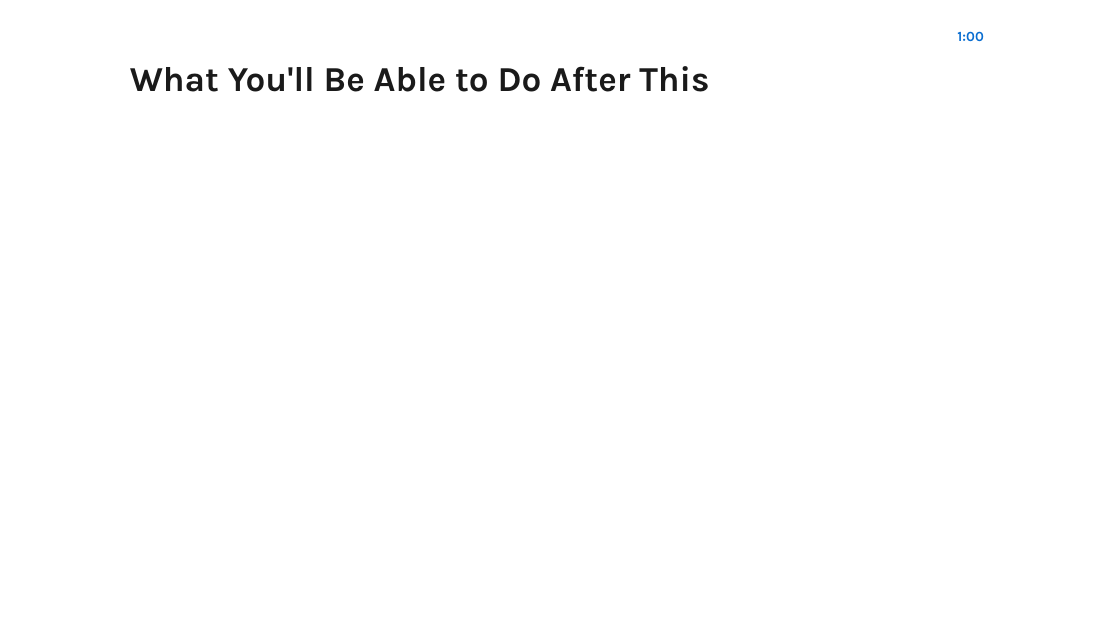
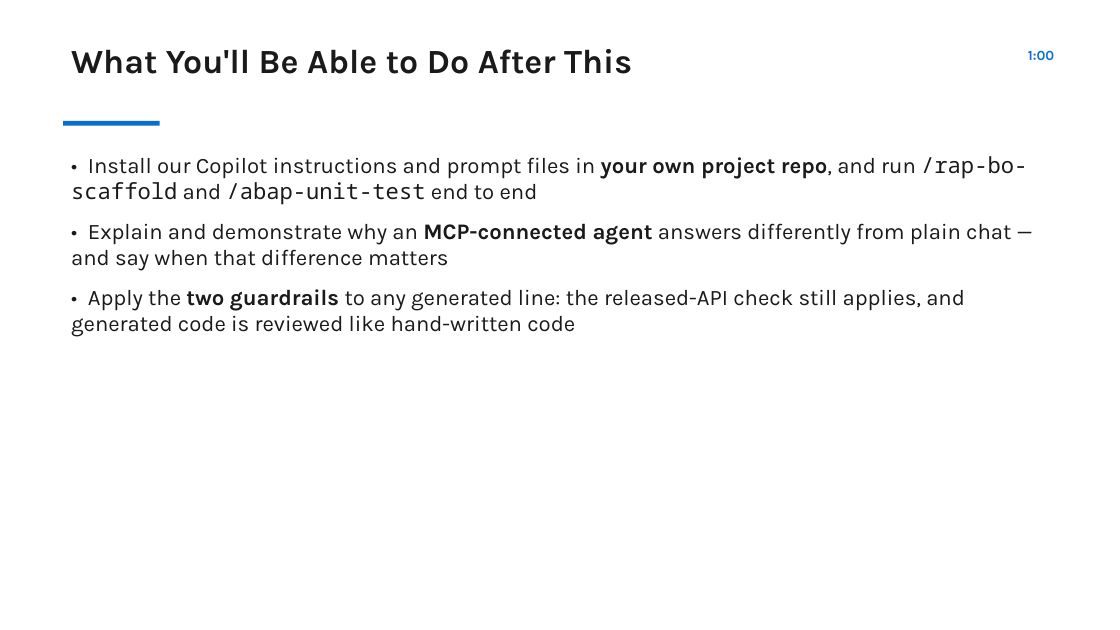
Before and after one commit to RJTechRamjee/sap-technical-assets, a slide deck: slide 3 of docs/coe-sessions/decks/COE-S01_2026-09-11_ai-assisted-abap.pptx. Drawn at 1120x630 pixels with LibreOffice and Linux fonts; fonts in the diff are those of the drawing. Boxes give left, top, right and bottom in pixels: in the first picture for what was removed or moved away, otherwise in the second. Text is boxed around its words. In the diff, an @@ line names an element or a change of style, - is before the commit and + after.

```diff
--- a/docs/coe-sessions/decks/COE-S01_2026-09-11_ai-assisted-abap.pptx
+++ b/docs/coe-sessions/decks/COE-S01_2026-09-11_ai-assisted-abap.pptx
@@ text "What You'll Be Able to ...": place and size @@
-text "What You'll Be Able to ..." at bbox=[130, 66, 709, 92]
+text "What You'll Be Able to ..." at bbox=[71, 49, 632, 74]
@@ text "What You'll Be Able to ..." at bbox=[71, 49, 632, 74]: size 30 to 29 pt; alignment centre to left; vertical alignment middle to top @@
@@ text "1:00": place and size @@
-text "1:00" at bbox=[957, 31, 983, 41]
+text "1:00" at bbox=[1028, 50, 1054, 60]
@@ text "1:00" at bbox=[1028, 50, 1054, 60]: alignment left to right @@
@@ rectangle added at bbox=[63, 121, 160, 126], fill #0A6ED1 @@
@@ text added at bbox=[71, 156, 1027, 337], 19 pt, text #1A1A1A @@
+• Install our Copilot instructions and prompt files in your own project repo, and run /rap-bo-scaffold and /abap-unit-test end to end
+• Explain and demonstrate why an MCP-connected agent answers differently from plain chat — and say when that difference matters
+• Apply the two guardrails to any generated line: the released-API check still applies, and generated code is reviewed like hand-written code
```
Also in this commit, not shown: 14 other slides changed.
